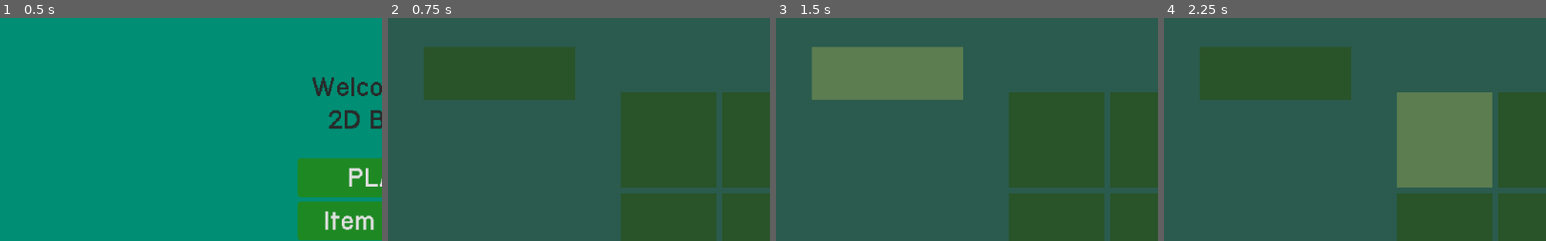
Above: before the commit, frames 1-4 (left to right).
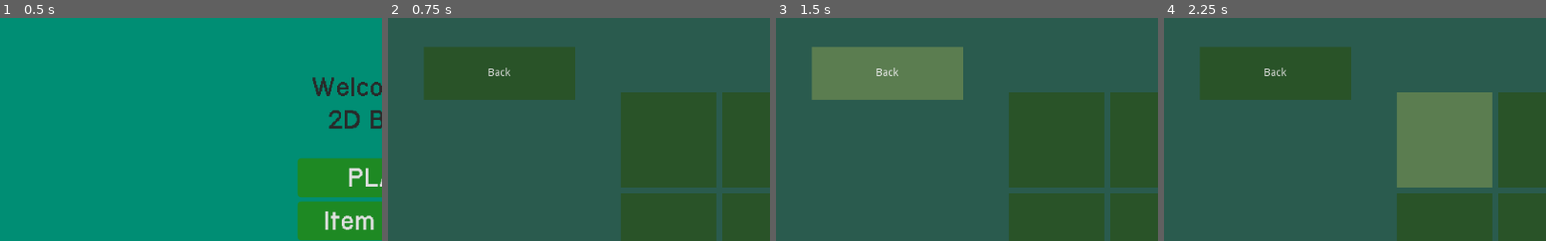
Above: after the commit, the same moments.

Repository: sldless/2DBullet
Game: Godot game, scene res://scripts/Menu/Menu.tscn
Same seed, same stepped clock (60 frames per second), same inputs: the game is played once before the commit and once after it.
Inputs (mouse positions are % of the whole screen's width and height, from its top left):
- Up to frame 1 (0.5 s): no input
- Up to frame 2 (0.75 s): click "Item shop" at 0.5 s
- Up to frame 3 (1.5 s): click (15, 12) at 1.25 s
- Up to frame 4 (2.25 s): click (37, 27) at 2 s
The pictures show only the part of the screen within x 0-50%, y 0-50%; the shares and areas given below are measured in that part.

Frame 1 is identical in both runs. In frame 2, 0.1% of the frame differs, in the area x 26-32%, y 22-27%; in frame 3, 0.1%; in frame 4, 0.1%.

Commit message:
added the text back

Diff:
--- a/scripts/ItemShop/item_shop.tscn
+++ b/scripts/ItemShop/item_shop.tscn
@@ -39,6 +39,7 @@
 margin_bottom = 128.0
 size_flags_horizontal = 3
 size_flags_vertical = 3
+script = ExtResource( 1 )
 
 [node name="Button2" type="Button" parent="Panel/GridContainer"]
 margin_left = 136.0
@@ -108,6 +109,8 @@
 anchor_top = 0.065
 anchor_right = 0.245117
 anchor_bottom = 0.183333
+text = "Back"
+script = ExtResource( 1 )
 __meta__ = {
 "_edit_use_anchors_": false
 }
